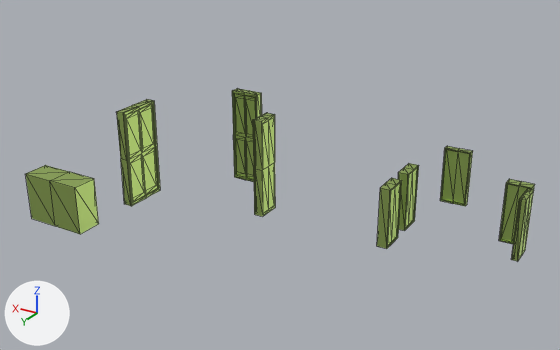
Renders of the glTF model assets/Cabinets.glb from each side of a commit.
Camera for both pictures: a 50 mm lens placed at (-63.7, 83.5, 68.1), pointed at (1.6, -25.4, 13.6). The axes (+X, +Y, +Z) are drawn at lower left. The lights are the same throughout. The first picture is the older version. Mesh edges are drawn as thin lines. Where no turn or scale is listed for an object, it has been applied to the vertices. Vertices at exactly the same position are counted once.
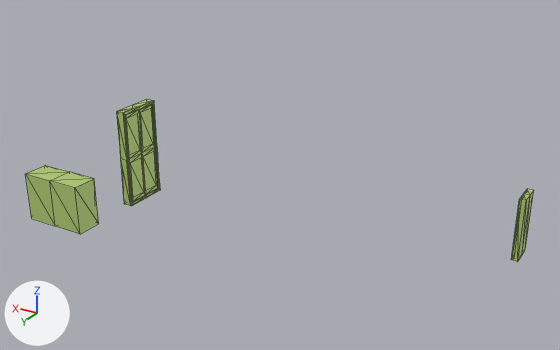
Pixel boxes (x1, y1, x2, y2) of what changed, in the pictures (560 x 350 px):
'Cube.008', surface changed, reshaped (6% shorter): before (26, 88, 534, 261); after (26, 99, 534, 261)
part 1 of me_cube_019, deleted (green): before (232, 88, 534, 249)

Patch to the scene script:
```diff
--- a/assets/Cabinets.glb.py
+++ b/assets/Cabinets.glb.py
@@ mat_material_006 @@
 mat_material_006.base_color = (0.489, 0.666, 0.195)  # green #bad57a
-mat_material_006.metallic = 1.0
+mat_material_006.metallic = 0.209
@@ me_cube_019 @@
 # used by ob_cube_008; location = (7.1, -37.0, 8.8)
-me_cube_019.from_pydata(...)  # 342 vertices, 648 faces; spans x -45.0..30.8, y -11.8..36.9, z -9.0..10.9
+me_cube_019.from_pydata(...)  # 114 vertices, 216 faces; spans x -45.0..30.8, y -9.0..36.9, z -9.0..10.9
+# me_cube_019 part 1: 6 loose pieces with 228 vertices, spanning x -44.4..19.1, y -11.8..3.8, z -9.0..10.9, are deleted
 me_cube_019.materials.append(mat_material_006)
```
